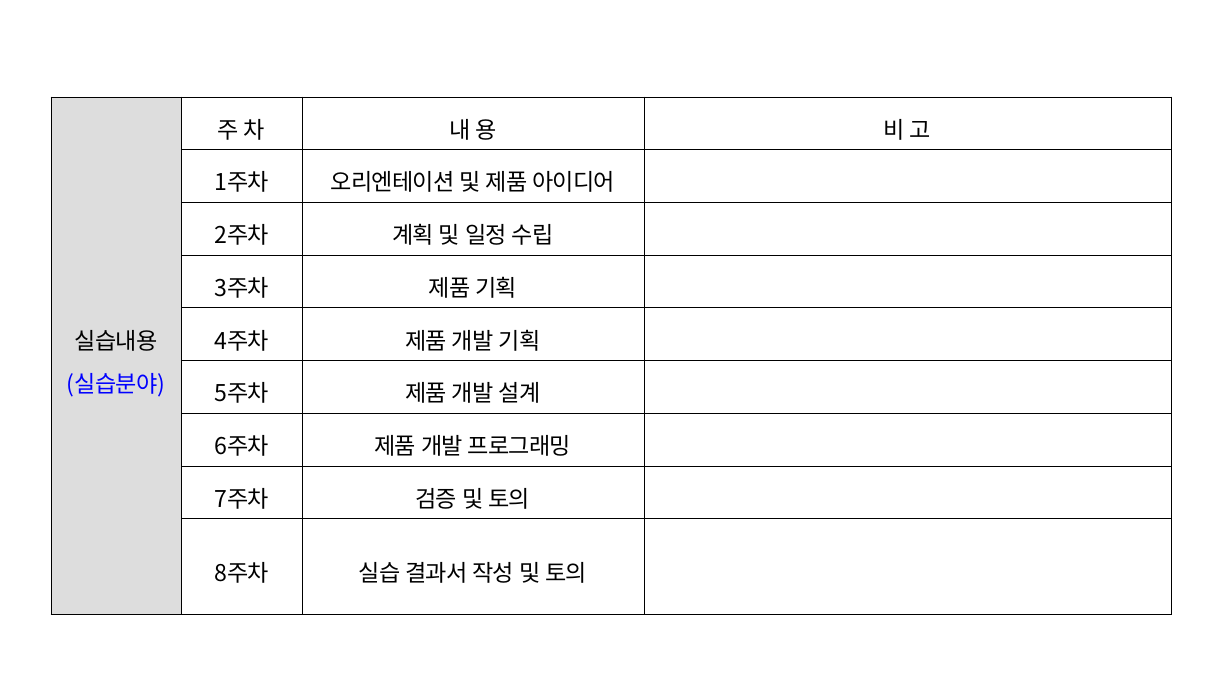
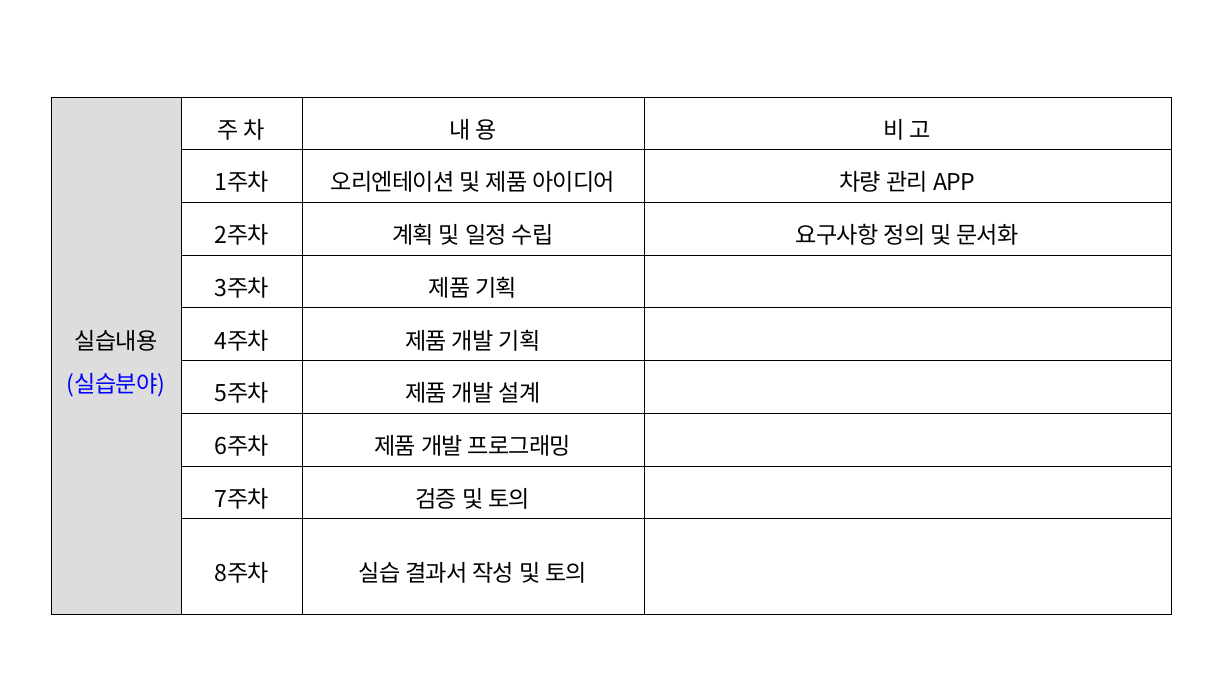
Before and after one commit to ChaeSung-Lee/DJ_InternShip, a slide deck: slide 2 of 2021_Summer/jp.hong/Project_BnC_jph.pptx. Drawn at 1232x693 pixels with LibreOffice and Linux fonts; fonts in the diff are those of the drawing. Boxes give left, top, right and bottom in pixels: in the first picture for what was removed or moved away, otherwise in the second. Text is boxed around its words. In the diff, an @@ line names an element or a change of style, - is before the commit and + after.

```diff
--- a/2021_Summer/jp.hong/Project_BnC_jph.pptx
+++ b/2021_Summer/jp.hong/Project_BnC_jph.pptx
@@ table at [51,97,1170,587] @@
-row 2, column 4: 
+row 2, column 4: 차량 관리 APP
-row 3, column 4: 
+row 3, column 4: 요구사항 정의 및 문서화
```
Also in this commit, not shown: 6 other slides changed, 5 slides added, 2 slides removed.
